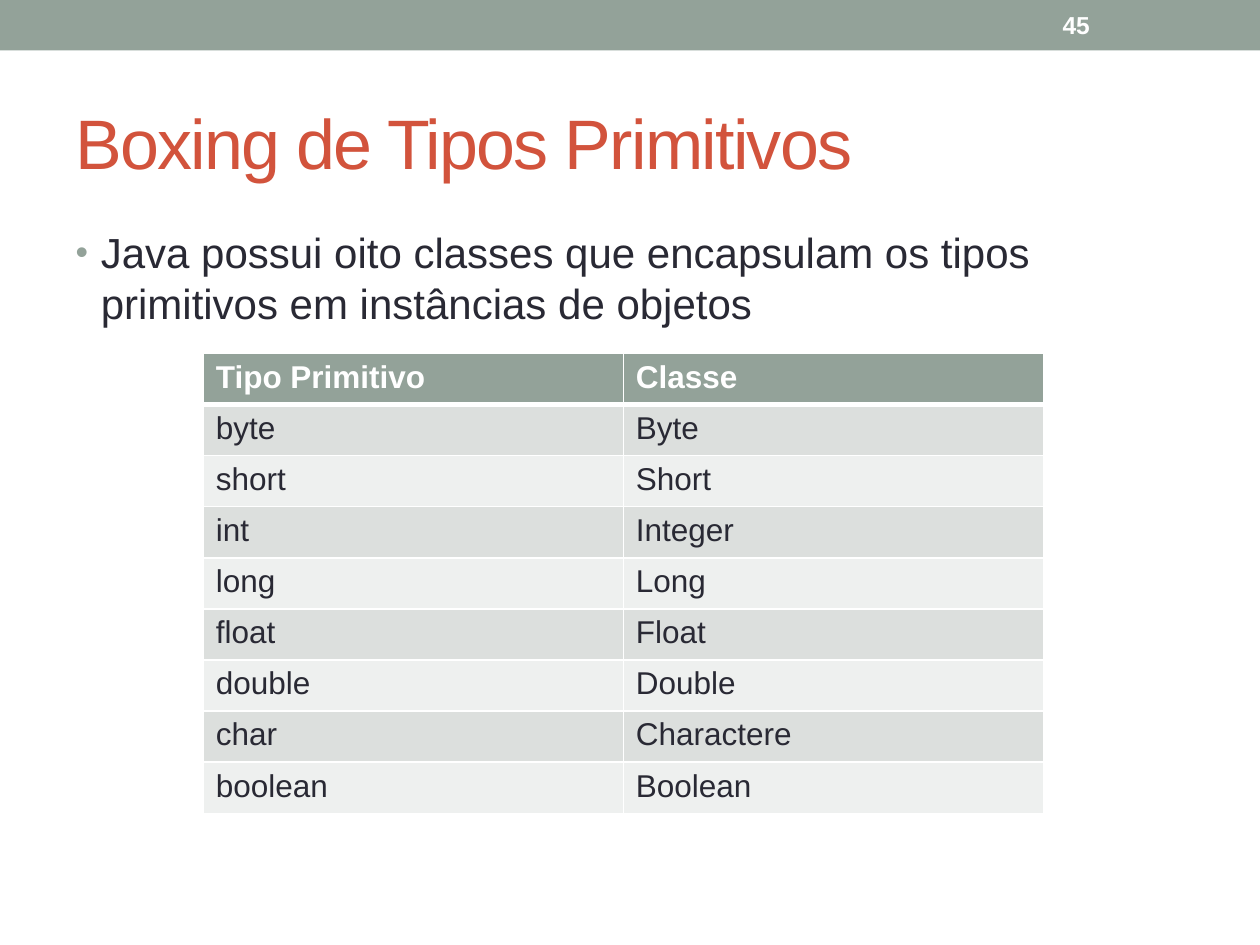
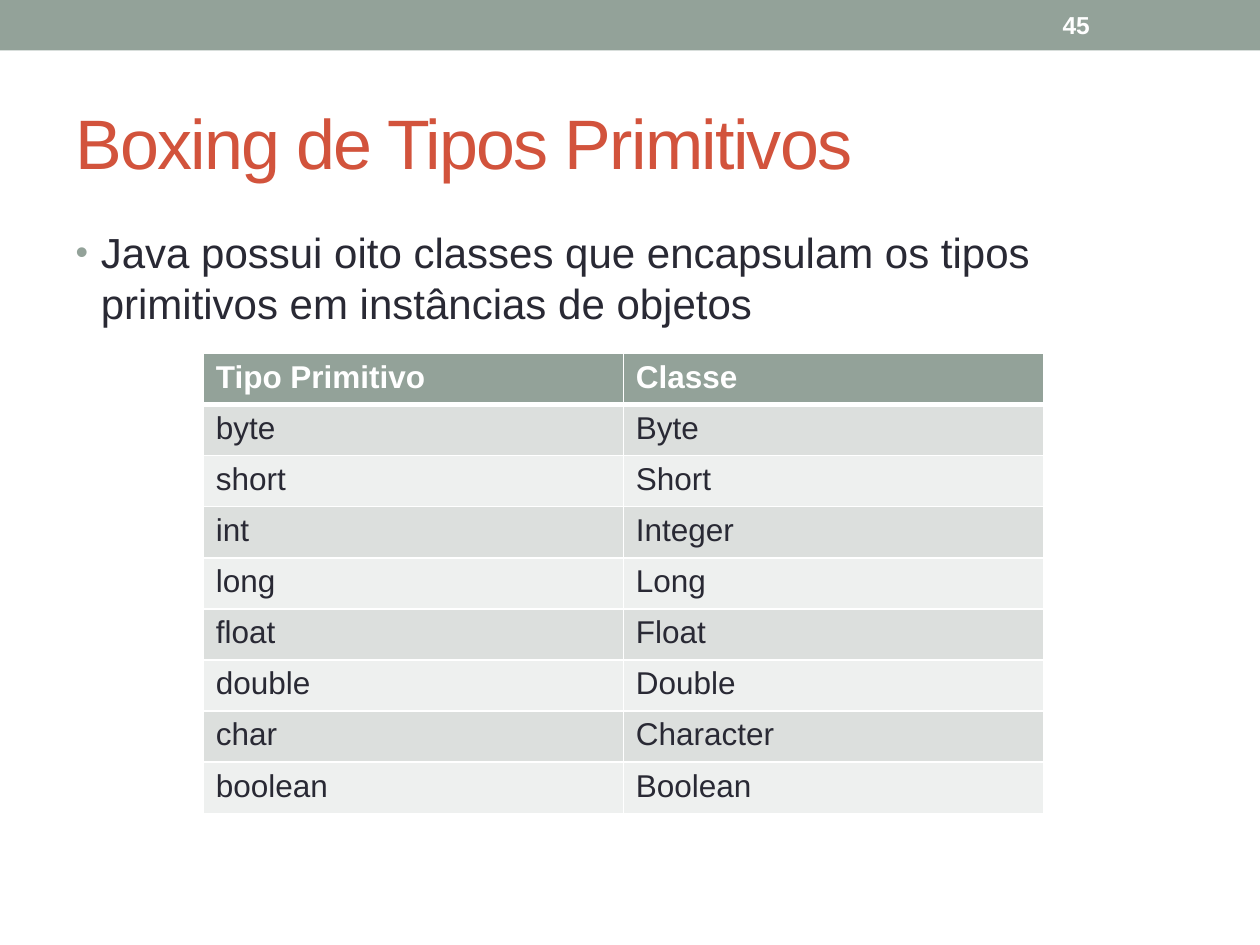
Before and after one commit to julioapm/JavaBasico, a slide deck: slide 45 of Material/JavaOO.pptx. Drawn at 1260x945 pixels with LibreOffice and Linux fonts; fonts in the diff are those of the drawing. Boxes give left, top, right and bottom in pixels: in the first picture for what was removed or moved away, otherwise in the second. Text is boxed around its words. In the diff, an @@ line names an element or a change of style, - is before the commit and + after.

```diff
--- a/Material/JavaOO.pptx
+++ b/Material/JavaOO.pptx
@@ table at [203,354,1042,814] @@
-row 8, column 2: Charactere
+row 8, column 2: Character
```
Also in this commit, not shown: 4 other slides changed.
